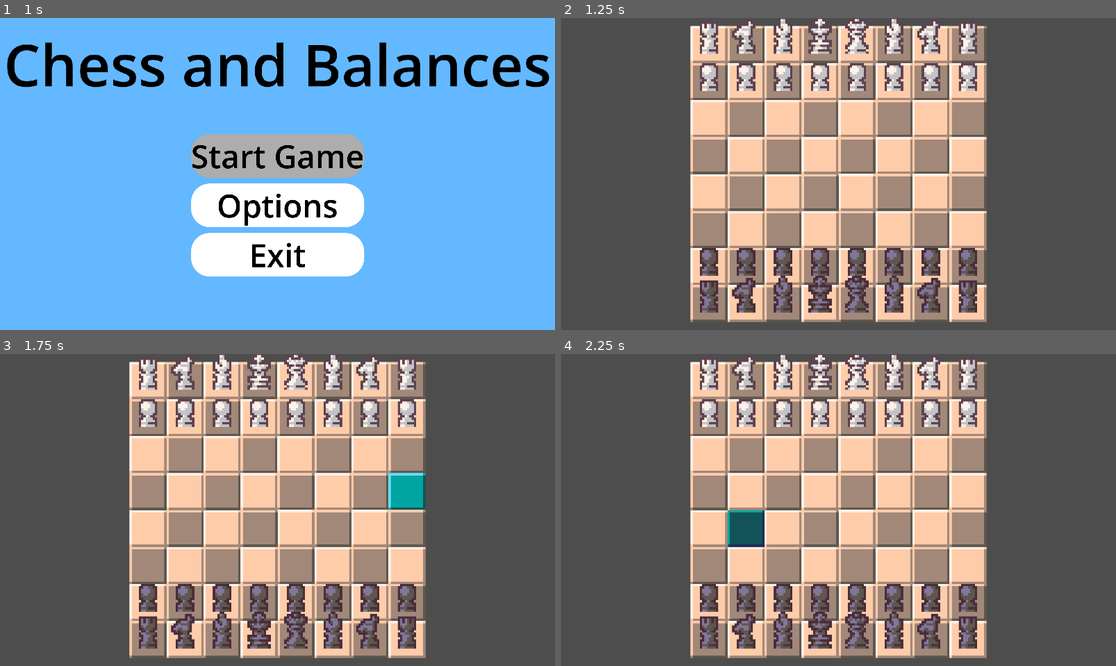
Above: before the commit, frames 1-4 (two rows, left to right).
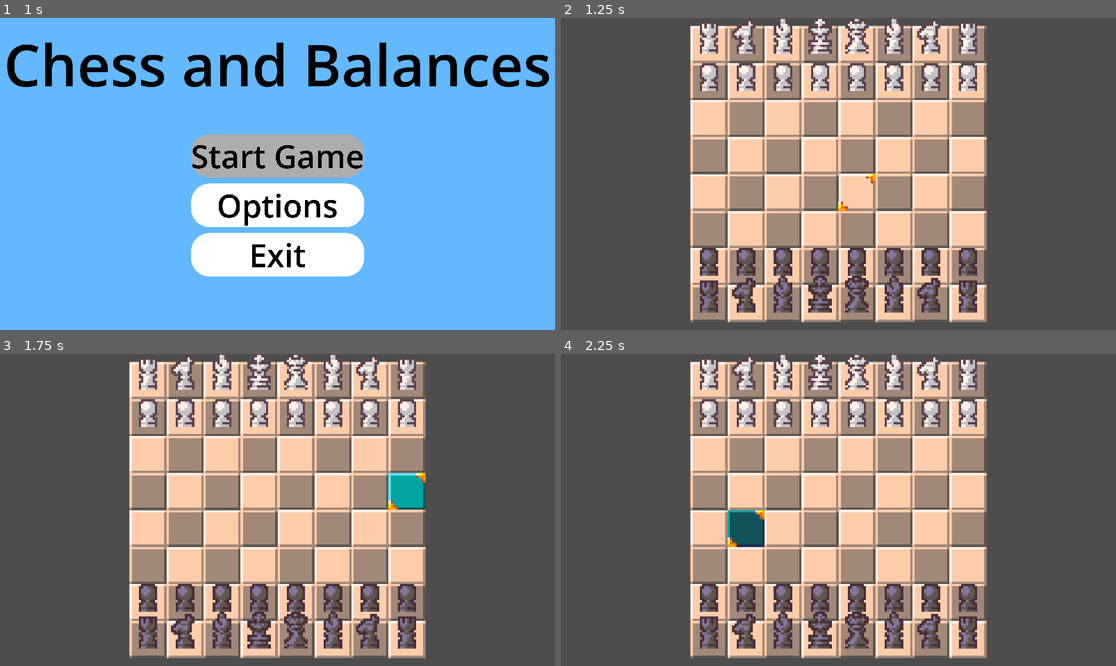
Above: after the commit, the same moments.

Repository: Software-ENGR-team-A/Chess
Game: Godot game, scene res://scenes/Menus/main_menu/main_menu.tscn
Two runs of this game, one before a commit and one after it. Both use one fixed random seed, a clock stepped at 60 frames per second and the inputs below. Sound files missing from this copy of the repository are replaced by a short silence.
Inputs (mouse positions are in pixels of both pictures, inside the frame that each line leads up to):
- Up to frame 1 (1 s): click "Start Game" at 0.5 s
- Up to frame 2 (1.25 s): no input
- Up to frame 3 (1.75 s): move the mouse to (399, 494) at 1.27 s; click (399, 494) at 1.42 s
- Up to frame 4 (2.25 s): tap Enter at 2 s; move the mouse to (727, 525) at 2.02 s; click (727, 525) at 2.17 s

Frame 1 is identical in both runs. In frame 2, less than 0.1% of the frame differs, in the area x 49-57%, y 50-62%; in frame 3, less than 0.1%, in the area x 69-77%, y 38-50%; in frame 4, less than 0.1%.

Commit message:
Merge box-cursor

Diff:
--- a/scenes/board/board.gd
+++ b/scenes/board/board.gd
@@ -6,6 +6,7 @@
 
 @export var squares: BoardSquares
 @export var pieces: Node
+@export var box_cursor: BoxCursor
 
 ## Current amount of moves taken. If even, white to play.
 var half_moves := 0
@@ -49,6 +50,7 @@
 		return
 
 	var hovered_square = squares.local_to_map(squares.get_local_mouse_position())
+	box_cursor.lerp_to_board_pos(hovered_square)
 
 	if pieces.held_piece != null:
 		# Fetch world position from cursor in viewport
@@ -68,10 +70,12 @@
 	if event is InputEventMouseButton and event.pressed and event.button_index == MOUSE_BUTTON_LEFT:
 		if pieces.held_piece == null:
 			# Pick up piece
+			box_cursor.set_board_pos(hovered_square)
 			AudioManager.play_sound(AudioManager.movement.pickup)
 
 			var piece_at_cell = pieces.at(hovered_square)
 			if piece_at_cell and piece_at_cell.player == half_moves % 2:
+				Input.set_mouse_mode(Input.MOUSE_MODE_HIDDEN)
 				pieces.held_piece = piece_at_cell
 				pieces.held_piece.show_shadow()
 				# Bring to front
@@ -81,6 +85,7 @@
 				squares.recolor(pieces.held_piece)
 
 		else:
+			Input.set_mouse_mode(Input.MOUSE_MODE_VISIBLE)
 			# Try to put down piece
 			if (
 				squares.has_floor_at(hovered_square)
@@ -112,6 +117,11 @@
 			pieces.held_piece.show_shadow(false)
 			pieces.held_piece = null
 			squares.recolor(null)
+
+
+func _notification(event):
+	if event == NOTIFICATION_WM_CLOSE_REQUEST:
+		Input.set_mouse_mode(Input.MOUSE_MODE_VISIBLE)
 
 
 ## Turns the data in a supplied [param new_state] into a setup for gameplay by setting board square
--- a/scenes/board/board.tscn
+++ b/scenes/board/board.tscn
@@ -1,14 +1,17 @@
-[gd_scene load_steps=5 format=3 uid="uid://c0bs6sbbrybcl"]
+[gd_scene load_steps=7 format=3 uid="uid://c0bs6sbbrybcl"]
 
 [ext_resource type="Script" uid="uid://c2uda738gndb4" path="res://scenes/board/board.gd" id="1_q07he"]
 [ext_resource type="TileSet" uid="uid://csu6oc8c7768i" path="res://scenes/board/spritesheet_tileset.tres" id="2_q07he"]
-[ext_resource type="Script" path="res://scenes/board/board_squares.gd" id="3_knosr"]
+[ext_resource type="Script" uid="uid://b0pypjutr31ci" path="res://scenes/board/board_squares.gd" id="3_knosr"]
+[ext_resource type="Texture2D" uid="uid://bm86noysxv6ks" path="res://assets/spritesheet.png" id="4_ci4ar"]
+[ext_resource type="Script" path="res://scenes/board/box_cursor.gd" id="4_kymhv"]
 [ext_resource type="Script" path="res://scenes/board/board_pieces.gd" id="4_q07he"]
 
-[node name="Board" type="Node2D" node_paths=PackedStringArray("squares", "pieces")]
+[node name="Board" type="Node2D" node_paths=PackedStringArray("squares", "pieces", "box_cursor")]
 script = ExtResource("1_q07he")
 squares = NodePath("Squares")
 pieces = NodePath("Pieces")
+box_cursor = NodePath("BoxCursor")
 
 [node name="Camera" type="Camera2D" parent="."]
 zoom = Vector2(8, 8)
@@ -19,5 +22,12 @@
 tile_set = ExtResource("2_q07he")
 script = ExtResource("3_knosr")
 
+[node name="BoxCursor" type="Sprite2D" parent="."]
+texture = ExtResource("4_ci4ar")
+centered = false
+region_enabled = true
+region_rect = Rect2(69, 35, 16, 16)
+script = ExtResource("4_kymhv")
+
 [node name="Pieces" type="Node2D" parent="."]
 script = ExtResource("4_q07he")
--- /dev/null
+++ b/scenes/board/box_cursor.gd
@@ -0,0 +1,32 @@
+class_name BoxCursor
+extends Sprite2D
+
+const TIME_TO_LERP := 0.05
+var time_to_lerp = 0.0
+var lerp_target: Vector2i
+
+var lerp_pos: Vector2
+
+
+func set_board_pos(pos: Vector2i) -> void:
+	lerp_target = pos * 16
+	lerp_pos = pos * 16
+	time_to_lerp = 0
+
+
+func lerp_to_board_pos(pos: Vector2i) -> void:
+	if lerp_target == pos:
+		return
+
+	time_to_lerp = TIME_TO_LERP
+	lerp_target = pos * 16
+
+
+func _process(delta: float) -> void:
+	if time_to_lerp > 0:
+		time_to_lerp -= delta
+		if time_to_lerp < 0:
+			time_to_lerp = 0
+
+	lerp_pos = lerp_pos.lerp(lerp_target, 1 - (time_to_lerp / TIME_TO_LERP))
+	position = lerp_pos.round()
Not shown, added: scenes/board/box_cursor.gd.uid
